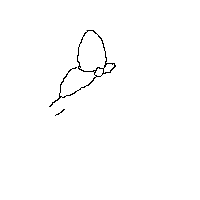
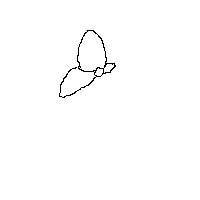
Layer changes from the first 200 x 200 image to the second:
painted on "New Layer" over bbox(49, 97, 65, 116)
